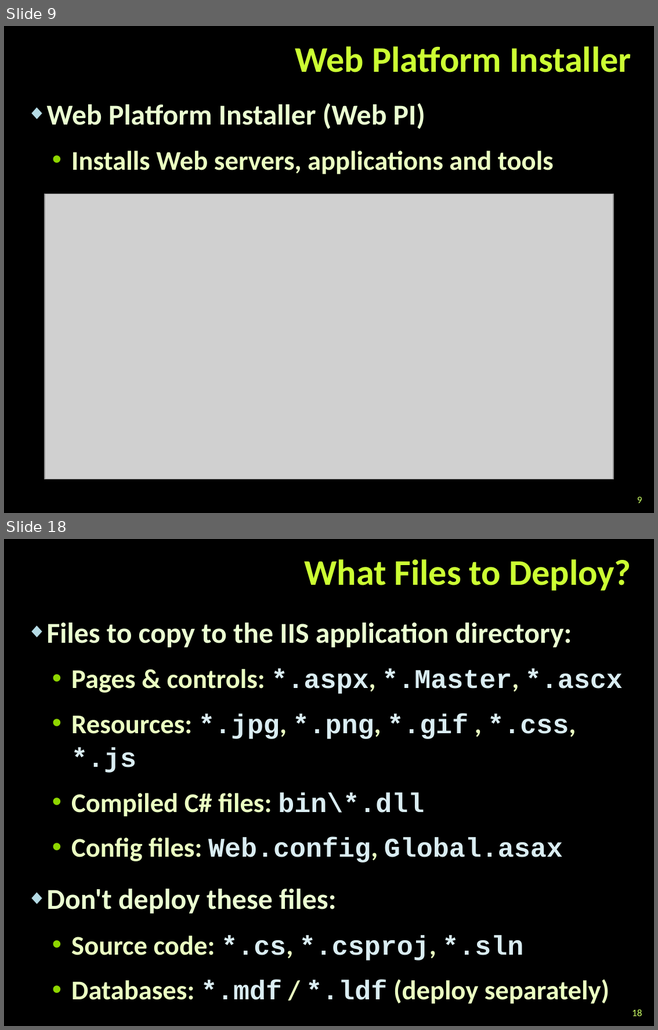
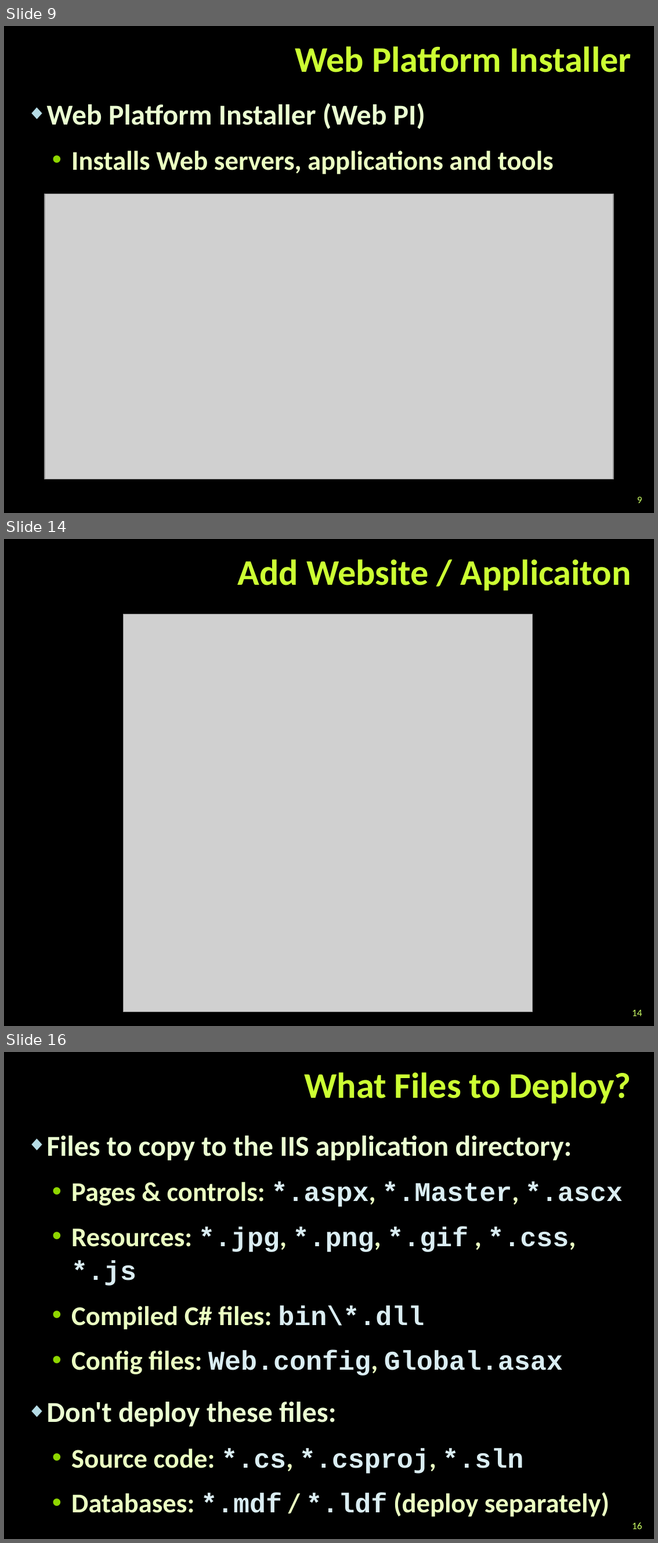
Before and after one commit to TelerikAcademy/ASP.NET-MVC, a slide deck: 08. IIS-and-Azure-Deployment/IIS and Azure Deployment.pptx. Shown one above the other, each under a label of ours: slides 9 and 18 before the commit, slides 9, 14 and 16 after it; the slides between them are not shown. The pictures are 658x1030 and 658x1543 pixels, drawn with LibreOffice and Linux fonts; fonts in the diff are those of the drawing; grey boxes stand for pictures; background and template pictures are left out. Boxes give left, top, right and bottom in pixels: in the first picture for what was removed or moved away, otherwise in the second. Text is boxed around its words. In the diff, an @@ line names an element or a change of style, - is before the commit and + after.

```diff
--- a/08. IIS-and-Azure-Deployment/IIS and Azure Deployment.pptx
+++ b/08. IIS-and-Azure-Deployment/IIS and Azure Deployment.pptx
@@ slide 14 added at (4, 539, 654, 1026), background picture (left out) @@
@@ title added at (238, 559, 630, 591), 40 pt, text #CCFF33, bold @@
+Add Website / Applicaiton
@@ picture added at (123, 614, 532, 1012) @@
@@ page number added at (632, 1010, 641, 1016), 11 pt, text #CCFF66 @@
+14
@@ what was slide 18 is now slide 16 @@
@@ page number at (632, 1522, 641, 1529): text changed @@
-18
+16
```
Also in this commit, not shown: 12 slides changed, 1 other slide added, 5 slides removed.
